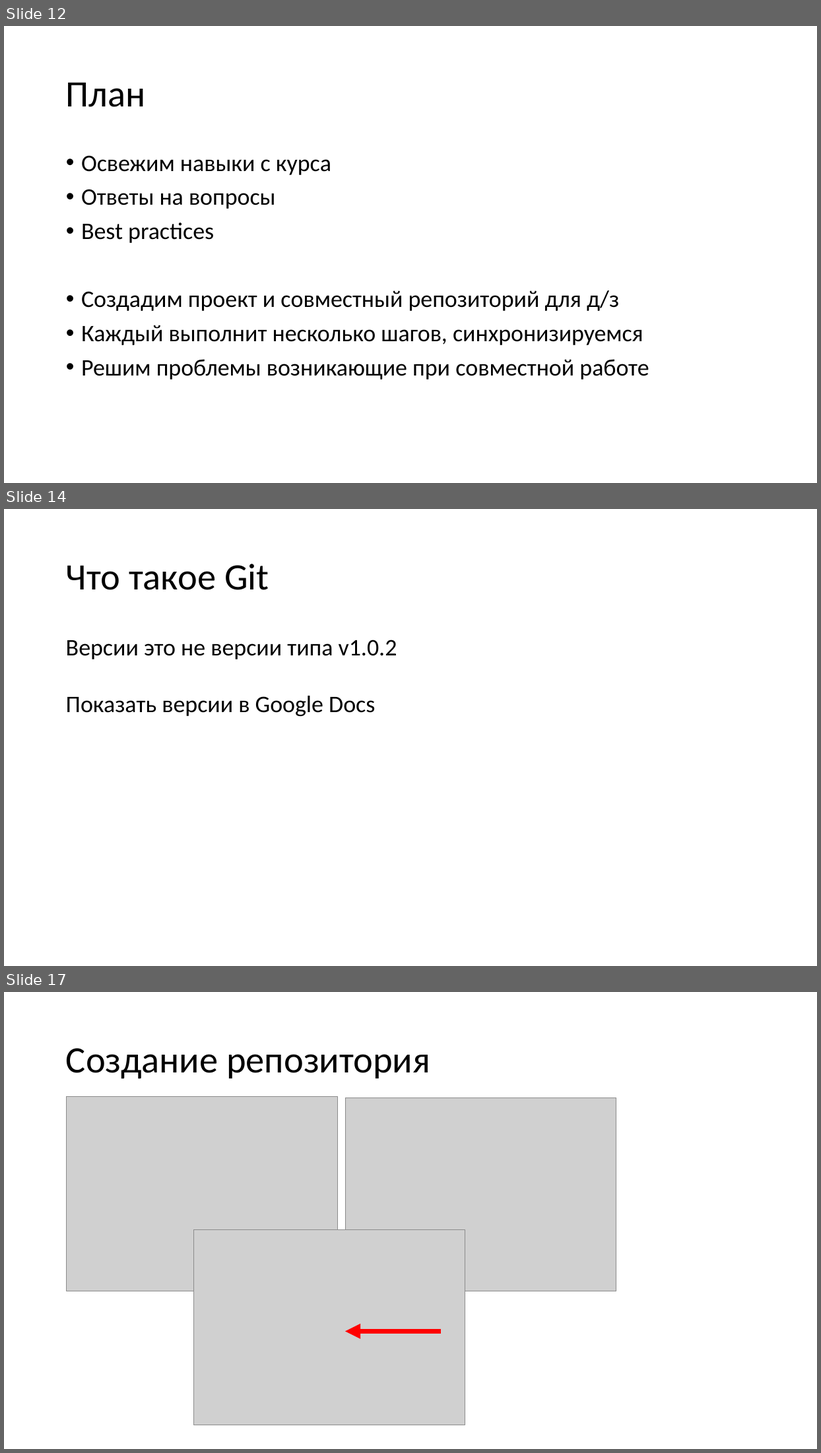
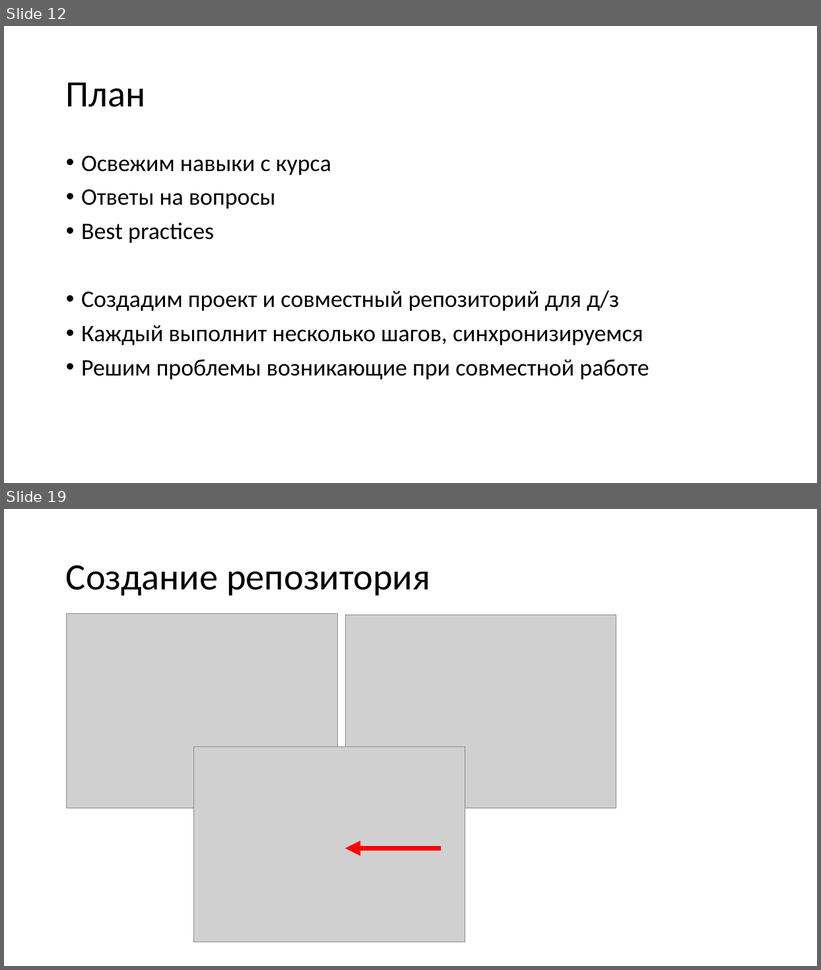
Before and after one commit to yoursdearboy/git-101, a slide deck: basic2.pptx. Shown one above the other, each under a label of ours: slides 12, 14 and 17 before the commit, slides 12 and 19 after it; the slides between them are not shown. The pictures are 821x1453 and 821x970 pixels, drawn with LibreOffice and Linux fonts; fonts in the diff are those of the drawing; grey boxes stand for pictures. Boxes give left, top, right and bottom in pixels: in the first picture for what was removed or moved away, otherwise in the second. Text is boxed around its words. In the diff, an @@ line names an element or a change of style, - is before the commit and + after.

```diff
--- a/basic2.pptx
+++ b/basic2.pptx
@@ slide 14 removed at box(4, 509, 817, 966), background #FFFFFF @@
@@ title removed at box(66, 564, 269, 590) @@
-Что такое Git
@@ text removed at box(66, 640, 397, 716) @@
-Версии это не версии типа v1.0.2
-Показать версии в Google Docs
@@ what was slide 17 is now slide 19 @@
```
Also in this commit, not shown: 10 slides changed, 13 slides added, 11 other slides removed.
